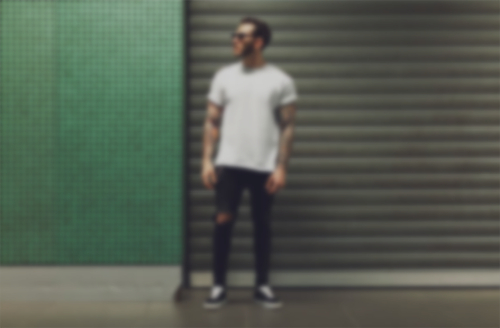
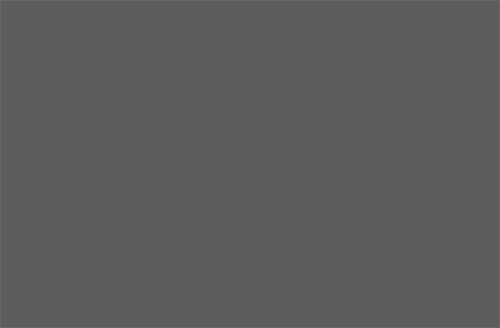
Layered file, before and after one edit (500 x 328). Changes by layer:
hid "Layer 0" over [0, 0, 500, 328]
